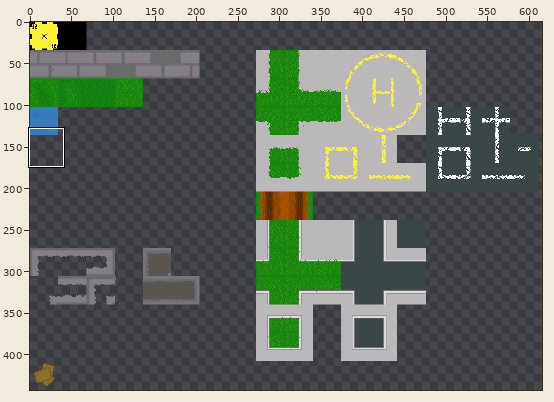
Pixel-art file, stored at Assets/Sprites/floor.aseprite. The first picture is a wide view before the edit; the outline marks the close-up.
Close-up. Old version:
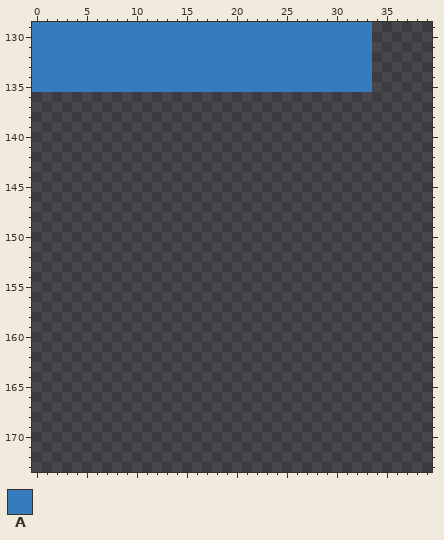
1024x1024 pixels, 1 frame. Colours within 5 levels of each other are drawn and written as one. Shown: x 0..39, y 129..173. The wide view leaves out empty margins.
Palette (. is transparent): A #377bbf
Pixels before, first column x 0:
129 AAAAAAAAAAAAAAAAAAAAAAAAAAAAAAAAAA
130 AAAAAAAAAAAAAAAAAAAAAAAAAAAAAAAAAA
131 AAAAAAAAAAAAAAAAAAAAAAAAAAAAAAAAAA
132 AAAAAAAAAAAAAAAAAAAAAAAAAAAAAAAAAA
133 AAAAAAAAAAAAAAAAAAAAAAAAAAAAAAAAAA
134 AAAAAAAAAAAAAAAAAAAAAAAAAAAAAAAAAA
135 AAAAAAAAAAAAAAAAAAAAAAAAAAAAAAAAAA
After the commit:
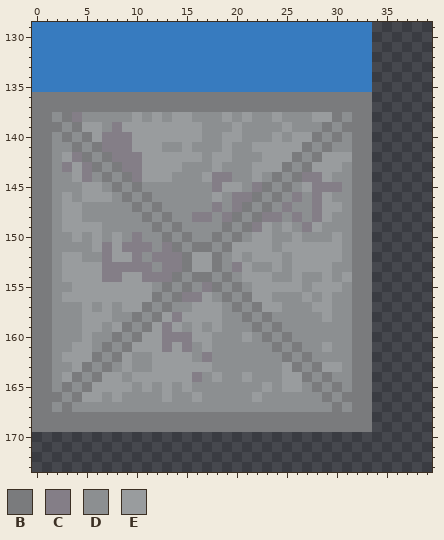
Colours new in this view: B #7a7b7d  C #847e87  D #8c8f91  E #999c9e
From old to new:
{"y":136,"x":0,"old":"..................................","new":"BBBBBBBBBBBBBBBBBBBBBBBBBBBBBBBBBB"}
{"y":137,"x":0,"old":"..................................","new":"BBBBBBBBBBBBBBBBBBBBBBBBBBBBBBBBBB"}
{"y":138,"x":0,"old":"..................................","new":"BBDBCDDDDDEDEDEEDDDEDEDDEDDDEEBDBB"}
{"y":139,"x":0,"old":"..................................","new":"BBBDBEEDCEEEEEEEEDDDEDDDDEDDDBDBBB"}
{"y":140,"x":0,"old":"..................................","new":"BBDBDBECCCEEEEEEEDDEEDDDEDEEBDBDBB"}
{"y":141,"x":0,"old":"..................................","new":"BBDDBDBCCCEEEDDEDDDEDDEEEEEBDBDDBB"}
{"y":142,"x":0,"old":"..................................","new":"BBDECBDBCCCEEEEEEDEEDDDEEEBDBEEEBB"}
{"y":143,"x":0,"old":"..................................","new":"BBDCECBDBCCEEEEDDDEDDDEEEBDBEEEDBB"}
{"y":144,"x":0,"old":"..................................","new":"BBDDECDBDBCEEEDDDECCDDEDBDBCCEDDBB"}
{"y":145,"x":0,"old":"..................................","new":"BBDDDEEDBDBDDDDDDDCEEDCBDBDECCCDBB"}
{"y":146,"x":0,"old":"..................................","new":"BBDEDEEEDBDBDDDDDDEDCCBDBDCDCEDDBB"}
{"y":147,"x":0,"old":"..................................","new":"BBDEEDDDDDBDBDDDDDCDCBDBDCDDCEEDBB"}
{"y":148,"x":0,"old":"..................................","new":"BBDEEDDDDDDBDBDDCCDCBDBCCDCDCEDDBB"}
{"y":149,"x":0,"old":"..................................","new":"BBDEEEEDDDDDBDBDDDDBDBCEDEDCEDDDBB"}
{"y":150,"x":0,"old":"..................................","new":"BBDDEDEDEDCDDBDBDDBDBDEEDDEDDDEDBB"}
{"y":151,"x":0,"old":"..................................","new":"BBDDDDECECCCDCBDBBDBEEEEDEEEEEEDBB"}
{"y":152,"x":0,"old":"..................................","new":"BBDEEDDCEECDCCCBEEBDEDEEEDEEEEEDBB"}
{"y":153,"x":0,"old":"..................................","new":"BBDEEEECCCCCDCCBEEBDCEDDEDEEEEDDBB"}
{"y":154,"x":0,"old":"..................................","new":"BBDEEEECCEECCCBDBBDBDEEEDDEDDEDEBB"}
{"y":155,"x":0,"old":"..................................","new":"BBDDEEEEEEEEDBDBDCBDBDEEEEEDEEEDBB"}
{"y":156,"x":0,"old":"..................................","new":"BBDEEEEEEEEEBDBCCEDBDBEEDDDEDEDDBB"}
{"y":157,"x":0,"old":"..................................","new":"BBDDDEDEDEEBDBDDEEEDBDBEEDDDEEDDBB"}
{"y":158,"x":0,"old":"..................................","new":"BBDDDEEEDDBDBECEEEEDDBDBDDDDDEDDBB"}
{"y":159,"x":0,"old":"..................................","new":"BBDDDEEDEBDBECEDEDEDDDBDBDDDDDDDBB"}
{"y":160,"x":0,"old":"..................................","new":"BBDDDEDDBDBEECCCEEDDDEDBDBDDDDDDBB"}
{"y":161,"x":0,"old":"..................................","new":"BBDDEEDBDBEEECECDEDDDDDDBDBDDEDDBB"}
{"y":162,"x":0,"old":"..................................","new":"BBDEEEBDBEDDEEEEDCDDDDDDDBDBDDDDBB"}
{"y":163,"x":0,"old":"..................................","new":"BBDDEBDBDEDDEEEEEEDDDDDDDEBDBEEDBB"}
{"y":164,"x":0,"old":"..................................","new":"BBDEBDBEEDEEEEEECDEDDEDDDEEBDBDDBB"}
{"y":165,"x":0,"old":"..................................","new":"BBDBDBEEEEDEDEDEDDDDDDDEDEEDBDBDBB"}
{"y":166,"x":0,"old":"..................................","new":"BBBDBEEDEDDDDEDDEDDDDDEDDDDDDBDBBB"}
{"y":167,"x":0,"old":"..................................","new":"BBDBDDDDDDDDDDDDDDDDDDDDDDDDDDBDBB"}
{"y":168,"x":0,"old":"..................................","new":"BBBBBBBBBBBBBBBBBBBBBBBBBBBBBBBBBB"}
{"y":169,"x":0,"old":"..................................","new":"BBBBBBBBBBBBBBBBBBBBBBBBBBBBBBBBBB"}
{"label":"added","picture_box":[32,92,372,432]}
